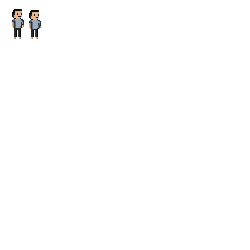
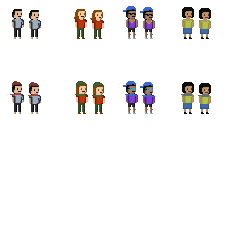
Revision of a layered 250 × 250 image; what changed, layer by layer:
added group "Male2" with 5 layers in group "NPC" over (123, 6, 155, 114)
added layer "Idle 2 copy 2" in group "Male2" over (125, 82, 155, 114)
added layer "Idle 1 copy" in group "Male2" over (123, 81, 138, 114)
added layer "Idle 2" (1st of 4, in "NPC" › "Male2") in group "Male2" over (128, 7, 155, 39)
added layer "Idle 1" (1st of 4, in "NPC" › "Male2") in group "Male2" over (123, 6, 138, 39)
added group "Male1" with 5 layers in group "NPC" over (10, 81, 41, 114)
added layer "Idle 1 Ice" in group "Male1" over (10, 81, 39, 114)
added layer "Idle 2 Ice" in group "Male1" over (29, 85, 41, 114)
added group "Female2" with 5 layers in group "NPC" over (181, 7, 211, 114)
added layer "Idle 2 copy 3" in group "Female2" over (181, 83, 211, 114)
added layer "Idle 1 copy 2" in group "Female2" over (182, 82, 203, 114)
added layer "Idle 2" (3rd of 4, in "NPC" › "Female2") in group "Female2" over (183, 8, 211, 39)
added layer "Idle 1" (3rd of 4, in "NPC" › "Female2") in group "Female2" over (182, 7, 203, 39)
added group "Female1" with 6 layers in group "NPC" over (74, 9, 105, 114)
added layer "Idle 1 Cold" in group "Female1" over (75, 81, 102, 114)
added layer "Layer 1" in group "Female1" over (76, 81, 88, 114)
added layer "Idle 2 copy" in group "Female1" over (93, 82, 105, 114)
added layer "Idle 2" (4th of 4, in "NPC" › "Female1") in group "Female1" over (90, 10, 104, 93)
added layer "Idle 1" (4th of 4, in "NPC" › "Female1") in group "Female1" over (74, 9, 87, 39)
